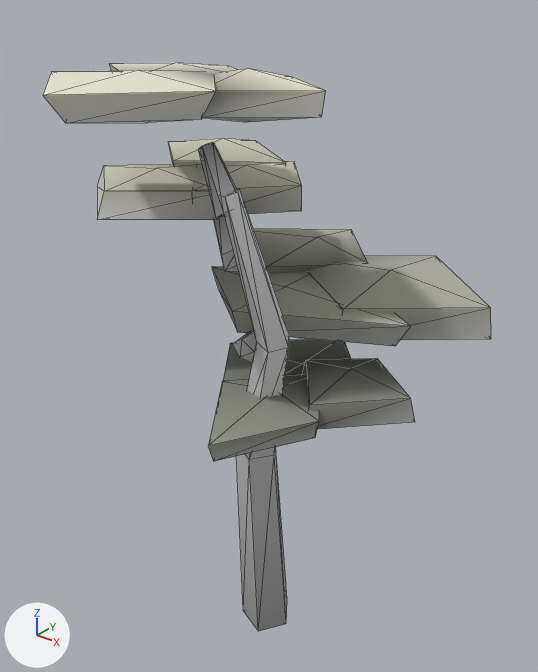
The glTF model assets/models/fiordland/plants/beech_b.glb as it was, and as the next commit left it.
The view is the same before and after, from a 50 mm camera at (6.61, -8.02, 11.18) aimed at (-0.09, 0.35, 6.0). The axes (+X, +Y, +Z) are drawn at lower left. The lights are the same throughout. The picture after the commit comes second. Mesh edges are drawn as thin lines. Vertices at exactly the same position are counted once.

Names of what the first picture shows: 'Crown.001', 'Trunk.001'.
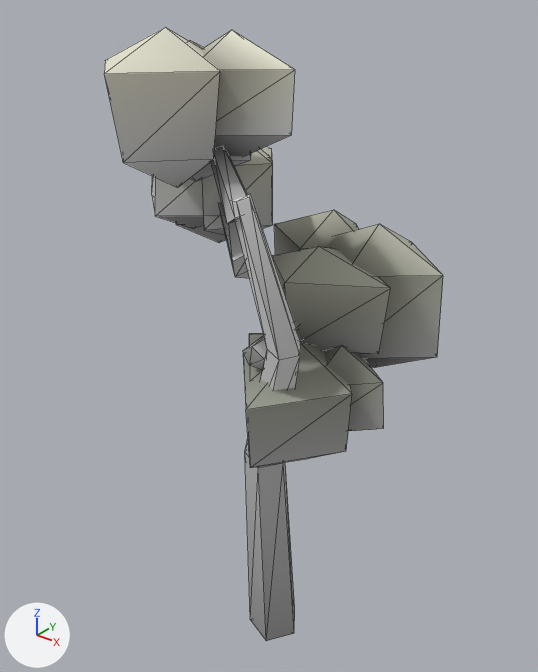
The change in detail:
me_crown_001 is used by ob_crown_001; location (0.0, 0.0, 0.0).
me_crown_001 had 160 vertices, 256 faces and spanned x -3.05..3.05, y -3.18..3.18, z 4.69..10.19.
me_crown_001 now has 160 vertices, 256 faces and spans x -2.33..2.33, y -2.49..2.49, z 4.53..10.64.
me_crown_001 part 1: the loose piece of 10 vertices spanning x 0.5..2.54, y -0.73..1.26, z 5.22..5.95 is scaled about its middle by (0.714, 0.715, 2.05), then moved by (-0.09, -0.16, 0.05).
me_crown_001 part 2: the loose piece of 10 vertices spanning x -1.29..1.51, y -1.17..2.21, z 4.83..5.46 is scaled about its middle by (0.721, 0.625, 2.75), then moved by (0.5, -0.44, 0.3).
me_crown_001 part 3: the loose piece of 10 vertices spanning x -0.67..3.05, y 0.16..3.13, z 6.22..7.11 is scaled about its middle by (0.666, 0.703, 2.75), then moved by (-0.11, -0.19, -0.04).
me_crown_001 part 4: the loose piece of 10 vertices spanning x -2.19..0.77, y 0.68..3.18, z 6.34..7.19 is scaled about its middle by (0.627, 0.645, 2.26), then moved by (0.64, -0.25, 0.09).
me_crown_001 part 5: the loose piece of 10 vertices spanning x 0.19..0.59, y -0.87..0.5, z 6.18..6.77 is moved by (0.25, -0.09, 0.0).
me_crown_001 part 6: the loose piece of 10 vertices spanning x -1.69..0.39, y -0.69..1.67, z 7.97..8.6 is scaled about its middle by (0.633, 0.671, 2.45), then moved by (-0.07, -0.09, 0.0).
me_crown_001 part 7: the loose piece of 10 vertices spanning x -3.05..-0.1, y -1.6..0.91, z 7.95..8.62 is scaled about its middle by (0.62, 0.642, 2.52), then moved by (0.35, 0.31, 0.24).
me_crown_001 part 8: the loose piece of 10 vertices spanning x -0.89..0.65, y -1.24..0.09, z 7.63..8.29 is moved by (0.25, -0.09, 0.0).
me_crown_001 part 9: the loose piece of 10 vertices spanning x -0.56..1.58, y -1.64..0.12, z 9.51..10.14 is scaled about its middle by (0.808, 0.826, 2.43), then moved by (-0.05, -0.22, 0.0).
me_crown_001 part 10: the loose piece of 10 vertices spanning x -2.26..0.57, y -1.54..0.26, z 9.64..10.14 is scaled about its middle by (0.692, 1.07, 3.45), then moved by (0.55, -0.26, -0.31).
me_crown_001 part 11: the loose piece of 10 vertices spanning x 0.04..0.75, y -1.41..-1.01, z 8.41..9.32 is moved by (0.25, -0.09, 0.0).
me_crown_001 part 12: 40 of 160 vertices moved; they spanned x -3.04..2.32, y -3.18..2.25, z 5.2..10.19 and now span x -2.33..1.92, y -2.49..1.57, z 4.53..10.64; mean shift (0.33, 0.05, -0.06); largest move (-1.4, 0.47, 6.82) -> (-0.22, 0.58, 7.25).
me_crown_001 part 13: 148 faces centred in x -2.02..2.46, y -1.65..2.72, z 4.79..10.07 are repainted in the vertex colours; the middle colour goes from grey #acaca4 to grey #a8a8a1.
me_crown_001 part 14: 96 faces centred in x -2.64..2.46, y -2.66..2.72, z 6.36..10.1 are repainted in the vertex colours; the middle colour goes from light grey #ddddd6 to light grey #d8d8d2.
Other edits to the shape of me_crown_001 do not show in these pictures.
me_trunk_001 is used by ob_trunk_001; location (0.0, 0.0, 0.0).
me_trunk_001 had 20 vertices, 36 faces and spanned x -0.49..1.26, y -1.39..0.77, z 0.0..8.8.
me_trunk_001 now has 20 vertices, 36 faces and spans x -0.24..1.52, y -1.48..0.68, z 0.0..8.8.
me_trunk_001 part 15: the whole mesh is moved by (0.25, -0.09, 0.0).

Changed parts and their boxes [x1, y1, x2, y2] in the pictures (538 x 672 px; the box of a moved part takes in the faces that stretch with it):
'Crown.001', reshaped (24% narrower, 11% taller): before [43, 63, 491, 461]; after [104, 27, 443, 468]
'Trunk.001', moved: before [221, 189, 289, 631]; after [232, 194, 301, 641]
part 1 of me_crown_001, moved or reshaped: before [302, 358, 415, 429]; after [324, 345, 384, 431]
part 2 of me_crown_001, moved or reshaped: before [223, 339, 351, 381]; after [249, 333, 264, 345]
part 3 of me_crown_001, moved or reshaped: before [306, 256, 491, 340]; after [326, 224, 443, 368]
part 4 of me_crown_001, moved or reshaped: before [254, 229, 367, 273]; after [274, 210, 359, 255]
part 5 of me_crown_001, moved or reshaped: before [233, 329, 257, 363]; after [243, 321, 300, 370]
part 6 of me_crown_001, moved or reshaped: before [192, 161, 302, 214]; after [202, 147, 273, 235]
part 7 of me_crown_001, moved or reshaped: before [97, 164, 216, 220]; after [152, 176, 221, 228]
part 8 of me_crown_001, moved or reshaped: before [214, 216, 239, 272]; after [219, 202, 249, 278]
part 9 of me_crown_001, moved or reshaped: before [203, 68, 326, 122]; after [202, 30, 295, 157]
part 10 of me_crown_001, moved or reshaped: before [109, 63, 237, 76]; after [189, 40, 251, 181]
part 11 of me_crown_001, moved or reshaped: before [198, 142, 237, 218]; after [211, 148, 248, 224]
part 12 of me_crown_001, moved or reshaped: before [43, 70, 411, 461]; after [104, 27, 391, 468]
part 13 of me_crown_001, recoloured: before [158, 161, 491, 461]; after [176, 157, 443, 468]
part 14 of me_crown_001, recoloured: before [43, 70, 490, 357]; after [104, 27, 443, 365]
